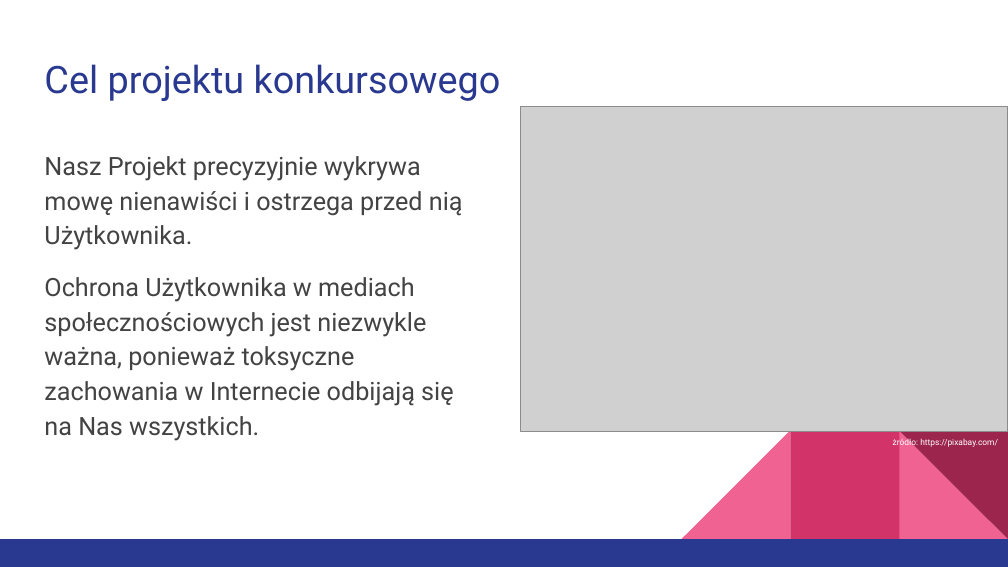
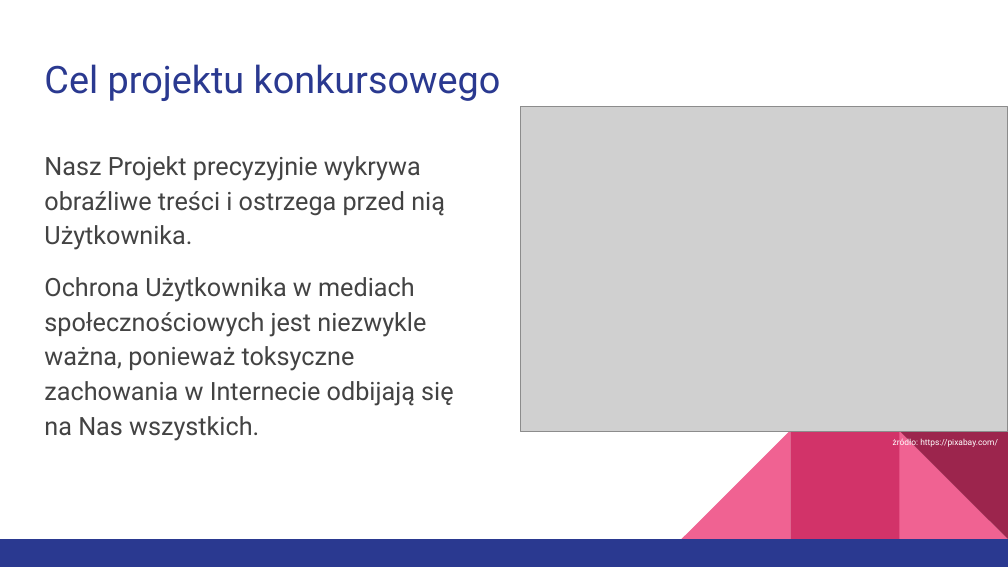
Before and after one commit to Jakub-S-K/beHappy-Ai4Youth, a slide deck: slide 4 of beHappy po Polsku.pptx. Drawn at 1008x567 pixels with LibreOffice and Linux fonts; fonts in the diff are those of the drawing; grey boxes stand for pictures. Boxes give left, top, right and bottom in pixels: in the first picture for what was removed or moved away, otherwise in the second. Text is boxed around its words. In the diff, an @@ line names an element or a change of style, - is before the commit and + after.

```diff
--- a/beHappy po Polsku.pptx
+++ b/beHappy po Polsku.pptx
@@ text at bbox=[44, 156, 445, 250]: text changed @@
-Nasz Projekt precyzyjnie wykrywa mowę nienawiści i ostrzega przed nią Użytkownika.
+Nasz Projekt precyzyjnie wykrywa obraźliwe treści i ostrzega przed nią Użytkownika.
```
Also in this commit, not shown: 1 other slide changed.
